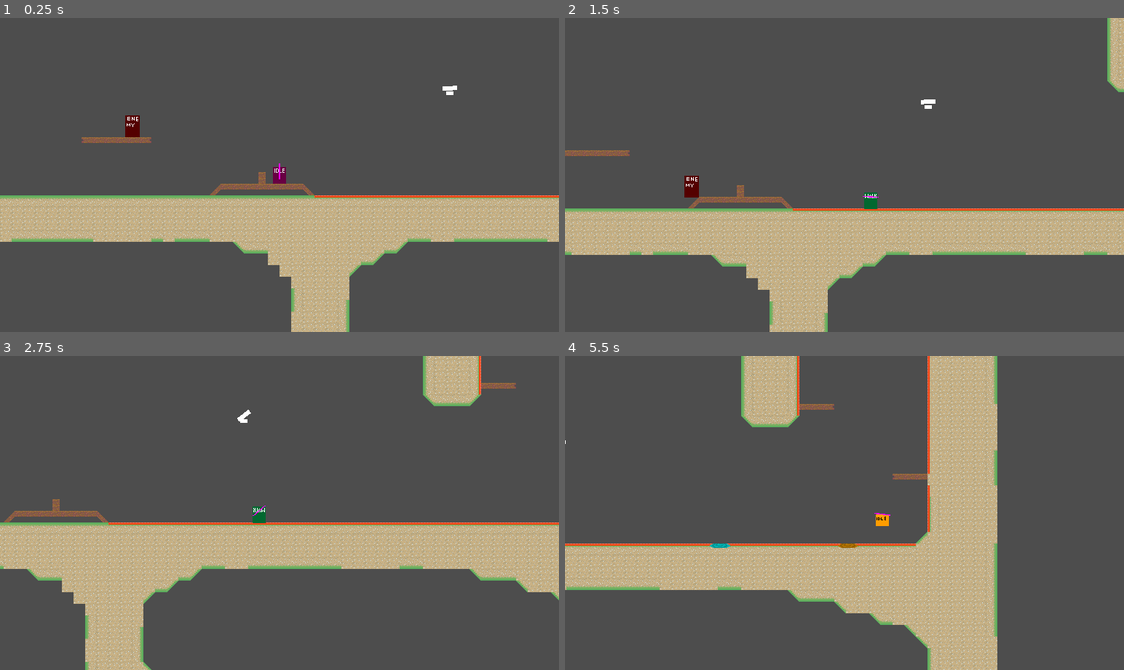
Above: before the commit, frames 1-4 (two rows, left to right).
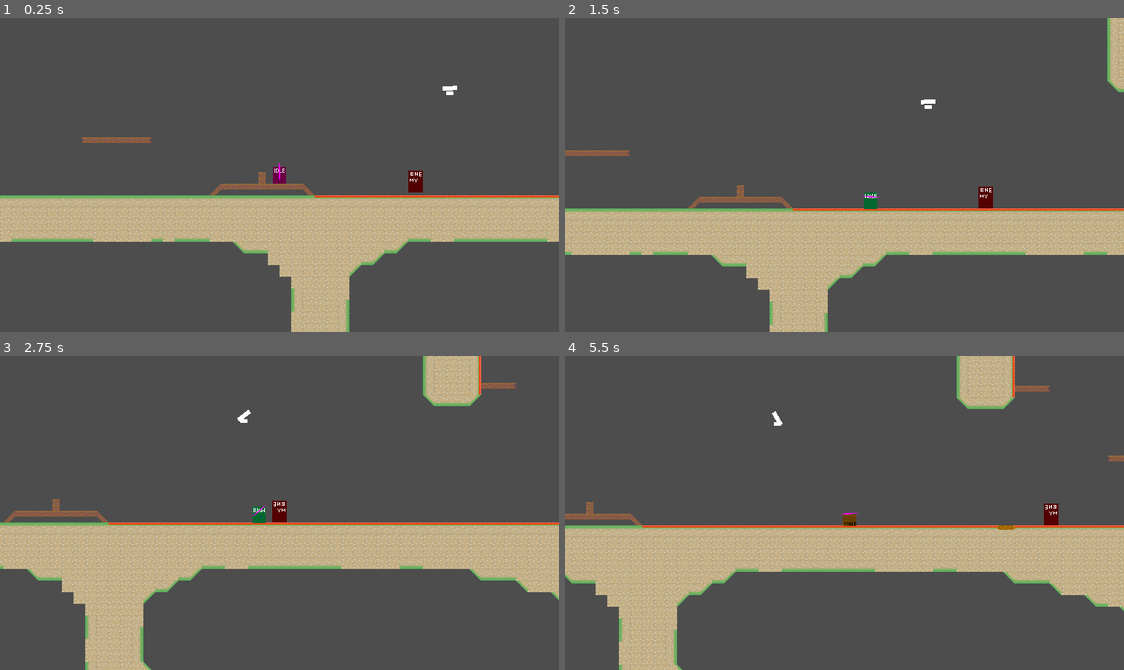
Above: after the commit, the same moments.

Repository: haruo-gabriel/portal2d
Game: Godot game, scene res://levels/test.tscn
Two runs of this game, one before a commit and one after it. Both use one fixed random seed, a clock stepped at 60 frames per second and the inputs below.
Inputs (mouse positions are in pixels of both pictures, inside the frame that each line leads up to):
- Up to frame 1 (0.25 s): no input
- Up to frame 2 (1.5 s): move the mouse to (967, 159) at 0.52 s; hold Shift (crouch) 0.53-1.28 s; hold D (move_right) from 0.53 s (still down); tap Space (jump) at 0.77 s; move the mouse to (732, 190) at 1.27 s; click (732, 190) at 1.35 s
- Up to frame 3 (2.75 s): tap Space (jump) at 1.52 s; move the mouse to (335, 443) at 2.02 s; release D (move_right) at 2.03 s; hold A (move_left) from 2.03 s (still down); right-click (335, 443) at 2.1 s
- Up to frame 4 (5.5 s): move the mouse to (816, 575) at 2.77 s; release A (move_left) at 2.78 s; hold D (move_right) 2.78-4.28 s; tap Shift (crouch) at 2.85 s; tap Space (jump) at 3.02, 3.77, 4.52 s; move the mouse to (1012, 560) at 3.52 s; click (1012, 560) at 3.6 s; move the mouse to (676, 465) at 4.27 s; hold A (move_left) 4.28-5.03 s; right-click (676, 465) at 4.35 s; move the mouse to (872, 513) at 5.02 s; hold D (move_right) from 5.03 s (still down); hold Shift (crouch) from 5.03 s (still down)

The runs differ from the first frame. In frame 1, 0.4% of the frame differs, in the area x 22-76%, y 31-56%; in frame 2, 0.4%; in frame 3, 0.2%; in frame 4, 35%, in the area x 0-100%, y 0-100%.

Commit message:
Making the chasing work

Diff:
--- a/godot project/characters/common/finite_state_machine/state_machine.gd
+++ b/godot project/characters/common/finite_state_machine/state_machine.gd
@@ -17,6 +17,27 @@
 			_states.append(child)
 
 	return _states
+
+func transition(state: State, new_state_name: String) -> void:
+
+	if state != current_state:
+		return print("Invalid Caller, must be the same as current")
+
+	if new_state_name.to_lower() not in states:
+		return print("Invalid New State Name")
+
+	var new_state: State = states[new_state_name.to_lower()]
+
+	if new_state == current_state:
+		return
+
+	if current_state:
+		current_state.exit()
+
+	new_state.enter()
+
+	current_state = new_state
+
 
 func _ready() -> void:
 
@@ -42,18 +63,4 @@
 		current_state.physics_update(delta)
 
 func _on_child_transitioned(state: State, new_state_name: String) -> void:
-
-	if state != current_state:
-		return print("Invalid Caller, must be the same as current")
-
-	if new_state_name.to_lower() not in states:
-		return print("Invalid New State Name")
-
-	var new_state: State = states[new_state_name.to_lower()]
-
-	if current_state:
-		current_state.exit()
-
-	new_state.enter()
-
-	current_state = new_state
+	transition(state, new_state_name)
--- a/godot project/characters/moving_enemy/moving_enemy.tscn
+++ b/godot project/characters/moving_enemy/moving_enemy.tscn
@@ -1,20 +1,13 @@
-[gd_scene load_steps=8 format=3 uid="uid://byybmlwajwfcr"]
+[gd_scene load_steps=7 format=3 uid="uid://byybmlwajwfcr"]
 
 [ext_resource type="Script" path="res://characters/moving_enemy/scripts/moving_enemy.gd" id="1_m57l0"]
 [ext_resource type="Texture2D" uid="uid://c8eahro6svefr" path="res://characters/moving_enemy/sprite.png" id="1_qtp8j"]
 [ext_resource type="Script" path="res://characters/moving_enemy/scripts/states/state_machine.gd" id="3_0kfwn"]
 [ext_resource type="Script" path="res://characters/moving_enemy/scripts/states/searching.gd" id="4_8dwqt"]
+[ext_resource type="Script" path="res://characters/moving_enemy/scripts/states/chasing.gd" id="5_l61f2"]
 
 [sub_resource type="RectangleShape2D" id="RectangleShape2D_uch4w"]
 size = Vector2(20, 30)
-
-[sub_resource type="SegmentShape2D" id="SegmentShape2D_xu6ep"]
-a = Vector2(-50, 2.08165e-12)
-b = Vector2(250, 2.08165e-12)
-
-[sub_resource type="SegmentShape2D" id="SegmentShape2D_jtewm"]
-a = Vector2(2.08165e-12, 2.08165e-12)
-b = Vector2(50, 2.08165e-12)
 
 [node name="MovingEnemy" type="CharacterBody2D"]
 script = ExtResource("1_m57l0")
@@ -28,6 +21,11 @@
 [node name="FloorCaster" type="RayCast2D" parent="."]
 position = Vector2(10, 0)
 
+[node name="PlayerCaster" type="RayCast2D" parent="."]
+target_position = Vector2(100, 2.08165e-12)
+
+[node name="PlayerCaster2" type="RayCast2D" parent="."]
+
 [node name="StateMachine" type="Node" parent="." node_paths=PackedStringArray("initial_state", "entity")]
 script = ExtResource("3_0kfwn")
 initial_state = NodePath("Searching")
@@ -36,15 +34,5 @@
 [node name="Searching" type="Node" parent="StateMachine"]
 script = ExtResource("4_8dwqt")
 
-[node name="PlayerSightArea" type="Area2D" parent="."]
-
-[node name="CollisionShape2D" type="CollisionShape2D" parent="PlayerSightArea"]
-shape = SubResource("SegmentShape2D_xu6ep")
-
-[node name="PlayerAttackArea" type="Area2D" parent="."]
-
-[node name="CollisionShape2D" type="CollisionShape2D" parent="PlayerAttackArea"]
-shape = SubResource("SegmentShape2D_jtewm")
-
-[connection signal="body_entered" from="PlayerSightArea" to="StateMachine" method="_on_player_sight_area_body_entered"]
-[connection signal="body_entered" from="PlayerAttackArea" to="StateMachine" method="_on_player_attack_area_body_entered"]
+[node name="Chasing" type="Node" parent="StateMachine"]
+script = ExtResource("5_l61f2")
--- a/godot project/characters/moving_enemy/scripts/moving_enemy.gd
+++ b/godot project/characters/moving_enemy/scripts/moving_enemy.gd
@@ -5,10 +5,46 @@
 @export var can_fall: bool = false
 
 @onready var can_see_floor: RayCast2D = $FloorCaster
+@onready var player_caster: RayCast2D = $PlayerCaster
+@onready var player_caster2: RayCast2D = $PlayerCaster2
+@onready var sprite: Sprite2D = $Sprite2D
 
-func flip(delta: float) -> void:
+const SIGHT_DISTANCE: float = 500
+const BEHIND_SIGHT_DISTANCE: float = 100
+
+func flip() -> void:
+
 	velocity.x *= -1
-	can_see_floor.position.x *= -1
+
+	can_see_floor.position *= -1
+	sprite.flip_h = not sprite.flip_h
+
+	player_caster.target_position = -player_caster.target_position
+	player_caster2.target_position = -player_caster2.target_position
+
+
+
+func flip_to(direction: int) -> void:
+
+	if not direction:
+		return
+
+	if (direction > 0) == (velocity.x > 0):
+		flip()
+
+func should_flip(delta: float) -> bool:
+
+	if not can_fall and not can_see_floor.is_colliding():
+		return true
+
+	var collision: KinematicCollision2D = move_and_collide(Vector2(velocity.x * delta, 0), true)
+
+	if collision == null:
+		return false
+
+	var normal: Vector2 = collision.get_normal()
+
+	return is_zero_approx(normal.y)
 
 func _ready() -> void:
 	pass
--- a/godot project/characters/moving_enemy/scripts/states/chasing.gd
+++ b/godot project/characters/moving_enemy/scripts/states/chasing.gd
@@ -1,11 +1,38 @@
+
 extends MovingEnemyState
 
+const CHASE_SPEED: float = 200
+const LAST_SEEN_TIME: int = 180
 
-# Called when the node enters the scene tree for the first time.
-func _ready():
-	pass # Replace with function body.
+var last_seen: int
 
+func enter() -> void:
 
-# Called every frame. 'delta' is the elapsed time since the previous frame.
-func _process(delta):
-	pass
+	entity.velocity.x = sign(entity.velocity.x) * CHASE_SPEED
+
+	last_seen = LAST_SEEN_TIME
+
+func physics_update(delta: float) -> void:
+
+	if not enemy.velocity.x:
+		enemy.velocity.x = CHASE_SPEED
+
+	if not enemy.is_on_floor():
+		enemy.velocity.y += GameConstants.GRAVITY * delta
+
+	if enemy.should_flip(delta):
+		enemy.flip()
+
+	if can_see_ahead(enemy.SIGHT_DISTANCE):
+		last_seen = LAST_SEEN_TIME
+
+	elif can_see_behind(enemy.BEHIND_SIGHT_DISTANCE):
+		last_seen = LAST_SEEN_TIME
+		enemy.flip()
+
+	else:
+		last_seen -= 1
+
+	if last_seen == 0:
+		transitioned.emit(self, "searching")
+		return
--- a/godot project/characters/moving_enemy/scripts/states/enemy_state.gd
+++ b/godot project/characters/moving_enemy/scripts/states/enemy_state.gd
@@ -2,9 +2,31 @@
 class_name MovingEnemyState
 extends State
 
+var enemy: MovingEnemy
 
-func _ready() -> void:
-	pass # Replace with function body.
+func start() -> void:
+	enemy = entity
 
-func _process(delta) -> void:
-	pass
+func can_see_ahead(distance: float) -> bool:
+
+	enemy.player_caster.target_position = enemy.velocity.normalized() * distance
+
+	if not enemy.player_caster.is_colliding():
+		return false
+
+	if not enemy.player_caster.get_collider():
+		return false
+
+	return enemy.player_caster.get_collider().is_in_group("MovingEnemyTarget")
+
+func can_see_behind(distance: float) -> bool:
+
+	enemy.player_caster2.target_position = - enemy.velocity.normalized() * distance
+
+	if not enemy.player_caster2.is_colliding():
+		return false
+
+	if not enemy.player_caster2.get_collider():
+		return false
+
+	return enemy.player_caster2.get_collider().is_in_group("MovingEnemyTarget")
--- a/godot project/characters/moving_enemy/scripts/states/searching.gd
+++ b/godot project/characters/moving_enemy/scripts/states/searching.gd
@@ -1,29 +1,43 @@
 
 extends MovingEnemyState
 
-const SEARCH_SPEED: int = 100
+const SEARCH_SPEED: float = 100
 
-func should_flip(delta: float) -> bool:
+func enter() -> void:
+	enemy.velocity.x = sign(enemy.velocity.x) * SEARCH_SPEED
 
-	if not entity.can_fall and not entity.can_see_floor.is_colliding():
-		return true
+func look_around() -> int:
 
-	var collision: KinematicCollision2D = entity.move_and_collide(Vector2(entity.velocity.x * delta, 0), true)
+	if can_see_ahead(enemy.SIGHT_DISTANCE):
+		return 1
 
-	if collision == null:
-		return false
+	if can_see_behind(enemy.BEHIND_SIGHT_DISTANCE):
+		return -1
 
-	var normal: Vector2 = collision.get_normal()
+	return 0
 
-	return is_zero_approx(normal.y)
+func try_chase() -> void:
+
+	var seen: int = look_around()
+
+	if not seen:
+		return
+
+	if seen < 0:
+		enemy.flip()
+
+	transitioned.emit(self, "chasing")
+
 
 func physics_update(delta: float) -> void:
 
-	if not entity.velocity.x:
-		entity.velocity.x = SEARCH_SPEED
+	if not enemy.velocity.x:
+		enemy.velocity.x = SEARCH_SPEED
 
-	if not entity.is_on_floor():
-		entity.velocity.y += GameConstants.GRAVITY * delta
+	if not enemy.is_on_floor():
+		enemy.velocity.y += GameConstants.GRAVITY * delta
 
-	if should_flip(delta):
-		entity.flip(delta)
+	if enemy.should_flip(delta):
+		enemy.flip()
+
+	try_chase()
--- a/godot project/characters/moving_enemy/scripts/states/state_machine.gd
+++ b/godot project/characters/moving_enemy/scripts/states/state_machine.gd
@@ -1,22 +1,5 @@
 
 extends StateMachine
 
-func _ready() -> void:
-	super()
-
-func _process(delta: float) -> void:
+func _process(delta):
 	super(delta)
-
-func _on_player_sight_area_body_entered(body: Node2D) -> void:
-
-	if not body.is_in_group("MovingEnemyTarget"):
-		return
-
-	current_state.transitioned.emit(current_state, "chasing")
-
-func _on_player_attack_area_body_entered(body: Node2D) -> void:
-
-	if not body.is_in_group("MovingEnemyTarget"):
-		return
-
-	current_state.transitioned.emit(current_state, "attack")
--- a/godot project/levels/test.tscn
+++ b/godot project/levels/test.tscn
@@ -26,5 +26,5 @@
 rotation_speed = 0.02
 
 [node name="MovingEnemy" parent="." instance=ExtResource("4_wb3jp")]
-position = Vector2(1695, -453)
+position = Vector2(2084, -384)
 can_fall = true
